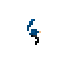
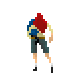
Layer changes from the first (82, 82) image to the second:
showed "Ebene 17 Kopie 3" over [27, 13, 53, 73]
